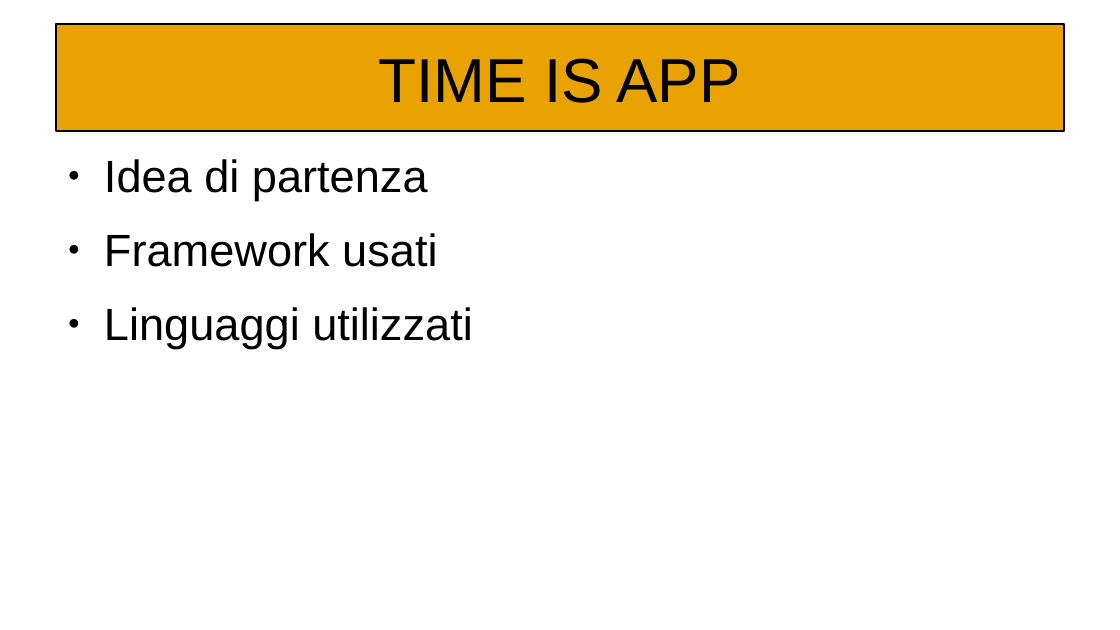
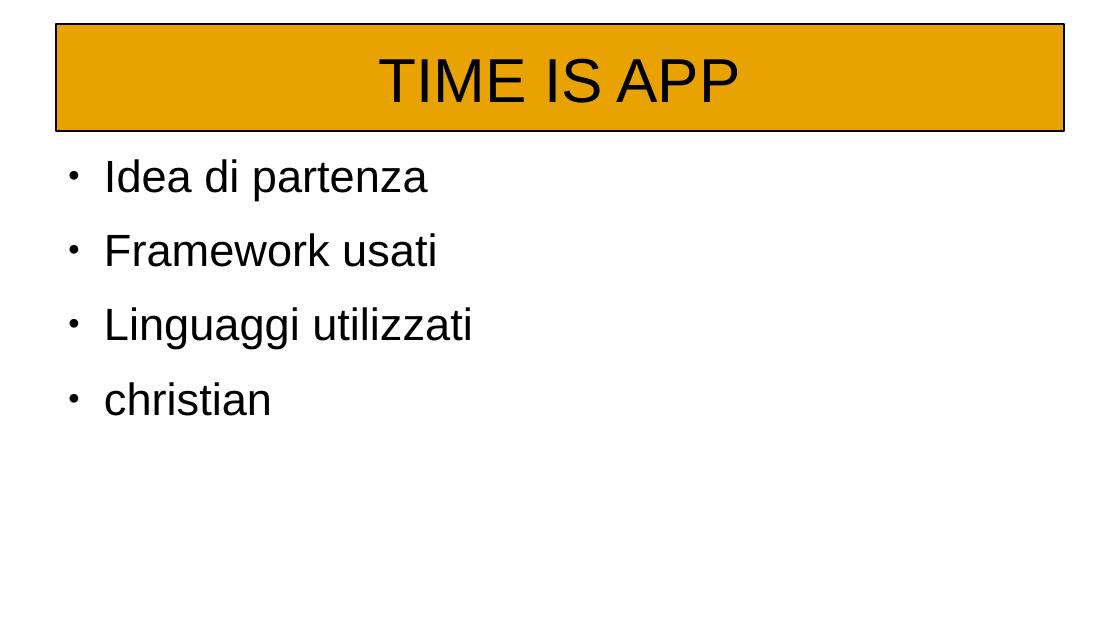
Before and after one commit to Kilne/Progetto_TecWeb, a slide deck: slide 2 of Relazioni/Maiuri.odp. Drawn at 1120x630 pixels with LibreOffice and Linux fonts; fonts in the diff are those of the drawing. Boxes give left, top, right and bottom in pixels: in the first picture for what was removed or moved away, otherwise in the second. Text is boxed around its words. In the diff, an @@ line names an element or a change of style, - is before the commit and + after.

```diff
--- a/Relazioni/Maiuri.odp
+++ b/Relazioni/Maiuri.odp
@@ text at [104, 382, 272, 416]: paragraph added @@
+● christian
```
Also in this commit, not shown: 3 other slides changed, 5 slides added, 2 other files.
